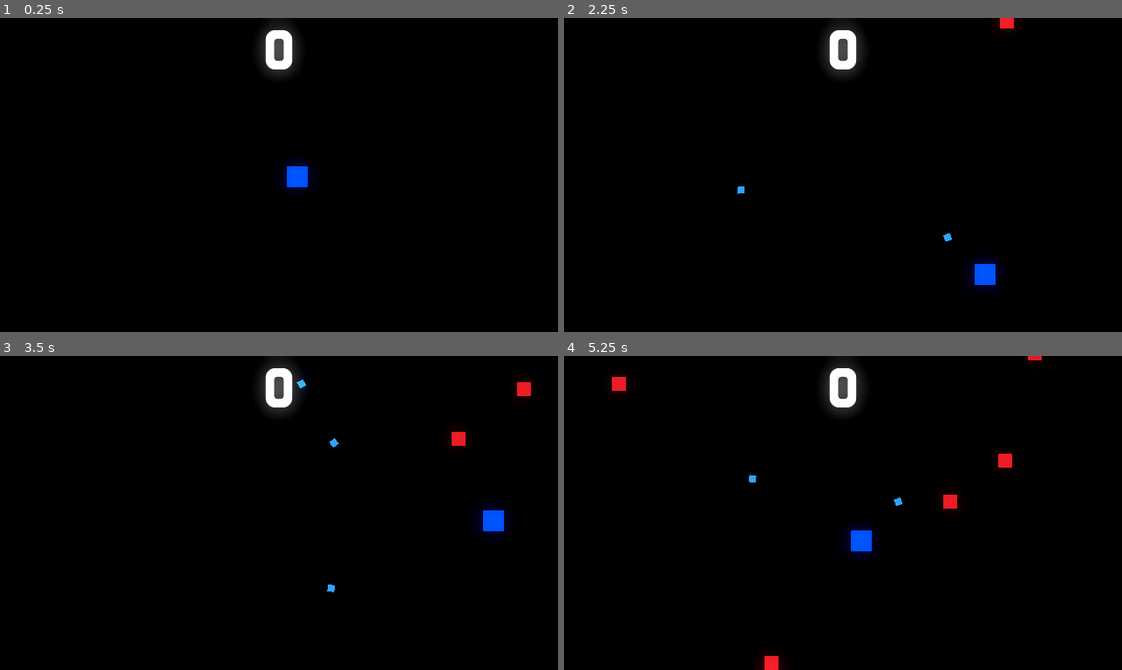
Above: before the commit, frames 1-4 (two rows, left to right).
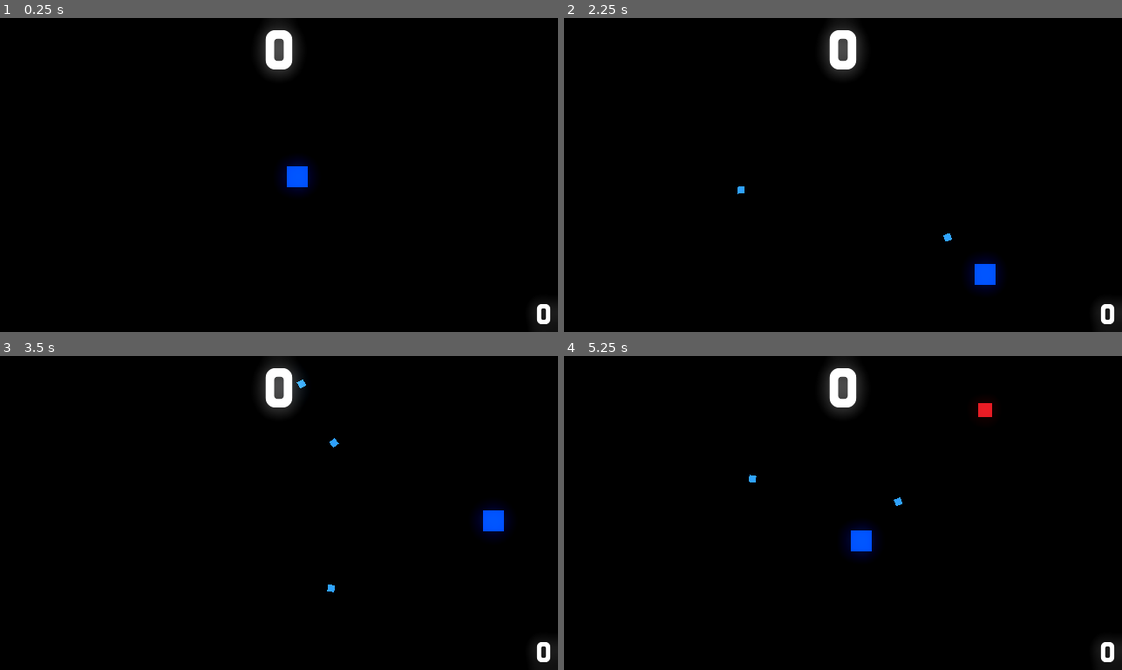
Above: after the commit, the same moments.

Repository: FranciscoBraga/godot_wave_shooter
Game: Godot game, scene res://Arena.tscn
Same seed, same stepped clock (60 frames per second), same inputs: the game is played once before the commit and once after it. The project has no main scene, so this scene is started directly.
Inputs (mouse positions are in pixels of both pictures, inside the frame that each line leads up to):
- Up to frame 1 (0.25 s): no input
- Up to frame 2 (2.25 s): tap Enter at 0.5 s; move the mouse to (965, 159) at 0.52 s; press the mouse at (965, 159) at 0.53 s; hold Right (direita) 0.53-1.28 s; move the mouse to (731, 190) at 1.27 s; release the mouse at (731, 190) at 1.28 s; hold Down (baixo) 1.28-2.03 s; click (731, 190) at 1.35 s; move the mouse to (898, 105) at 2.02 s; press the mouse at (898, 105) at 2.03 s; hold Right (direita) from 2.03 s (still down)
- Up to frame 3 (3.5 s): move the mouse to (251, 575) at 2.77 s; release Right (direita) at 2.78 s; release the mouse at (251, 575) at 2.78 s; hold Up (cima) from 2.78 s (still down); click (251, 575) at 2.85 s
- Up to frame 4 (5.25 s): move the mouse to (1010, 560) at 3.52 s; release Up (cima) at 3.53 s; press the mouse at (1010, 560) at 3.53 s; hold Left (esquerda) 3.53-5.03 s; move the mouse to (675, 465) at 4.27 s; release the mouse at (675, 465) at 4.28 s; click (675, 465) at 4.35 s; move the mouse to (870, 513) at 5.02 s; press the mouse at (870, 513) at 5.03 s; hold Down (baixo) from 5.03 s (still down)

The runs differ from the first frame. In frame 1, 0.2% of the frame differs, in the area x 96-100%, y 91-98%; in frame 2, 0.3%; in frame 3, 0.4%; in frame 4, 0.9%, in the area x 8-100%, y 0-100%.

Commit message:
sistema de Difuiculdade + Recorde(Highscore)

Diff:
--- a/Arena.tscn
+++ b/Arena.tscn
@@ -1,10 +1,11 @@
-[gd_scene load_steps=8 format=3 uid="uid://c2kn428jkj10j"]
+[gd_scene load_steps=9 format=3 uid="uid://c2kn428jkj10j"]
 
 [ext_resource type="Script" path="res://script/arena.gd" id="1_bmwtd"]
 [ext_resource type="PackedScene" uid="uid://bophvy4eui2wb" path="res://jogador.tscn" id="1_e83gs"]
 [ext_resource type="FontFile" uid="uid://dlnijan2ily6c" path="res://fonts/ROSEMERO.ttf" id="3_2v7qw"]
 [ext_resource type="Script" path="res://script/pontos.gd" id="4_5q1gi"]
 [ext_resource type="Script" path="res://script/camera.gd" id="5_0k8tg"]
+[ext_resource type="Script" path="res://script/record.gd" id="5_3ds7r"]
 
 [sub_resource type="Environment" id="Environment_iwdre"]
 background_mode = 3
@@ -25,6 +26,10 @@
 environment = SubResource("Environment_iwdre")
 
 [node name="timer_spawn_inimigo" type="Timer" parent="."]
+wait_time = 3.0
+autostart = true
+
+[node name="timer_dificuldade" type="Timer" parent="."]
 autostart = true
 
 [node name="UI" type="Node2D" parent="."]
@@ -48,6 +53,19 @@
 vertical_alignment = 1
 script = ExtResource("4_5q1gi")
 
+[node name="record" type="Label" parent="UI/Control"]
+layout_mode = 0
+offset_top = 322.0
+offset_right = 632.32
+offset_bottom = 362.0
+theme_override_fonts/font = SubResource("FontVariation_e1rtl")
+theme_override_font_sizes/font_size = 32
+text = "0
+"
+horizontal_alignment = 2
+vertical_alignment = 1
+script = ExtResource("5_3ds7r")
+
 [node name="camera" type="Camera2D" parent="."]
 position = Vector2(320, 180)
 script = ExtResource("5_0k8tg")
@@ -55,4 +73,5 @@
 [node name="timer_camera" type="Timer" parent="camera"]
 
 [connection signal="timeout" from="timer_spawn_inimigo" to="." method="_on_timer_spawn_inimigo_timeout"]
+[connection signal="timeout" from="timer_dificuldade" to="." method="_on_timer_dificuldade_timeout"]
 [connection signal="timeout" from="camera/timer_camera" to="camera" method="_on_timer_camera_timeout"]
--- a/global.gd
+++ b/global.gd
@@ -2,6 +2,7 @@
 var criacao_no_pai = null
 var jogador = null
 var pontos = 0
+var record = 0
 var camera = null
 func instance_node(node: PackedScene,location: Vector2,parent : Node):
 	var node_instance = node.instantiate()
--- a/script/arena.gd
+++ b/script/arena.gd
@@ -18,3 +18,8 @@
 		posicao_inimigo = Vector2(randi_range(-160,670),randi_range(-90,360))
 
 	Global.instance_node(inimigo_1,posicao_inimigo,self)
+
+
+func _on_timer_dificuldade_timeout() -> void:
+	if $timer_spawn_inimigo.wait_time > 0.50:
+		$timer_spawn_inimigo.wait_time -= 0.10
--- /dev/null
+++ b/script/record.gd
@@ -0,0 +1,12 @@
+extends Label
+
+
+# Called when the node enters the scene tree for the first time.
+func _ready() -> void:
+	text = str(Global.record)
+
+
+# Called every frame. 'delta' is the elapsed time since the previous frame.
+func _process(delta: float) -> void:
+	if Global.pontos > Global.record:
+		Global.record = Global.pontos
